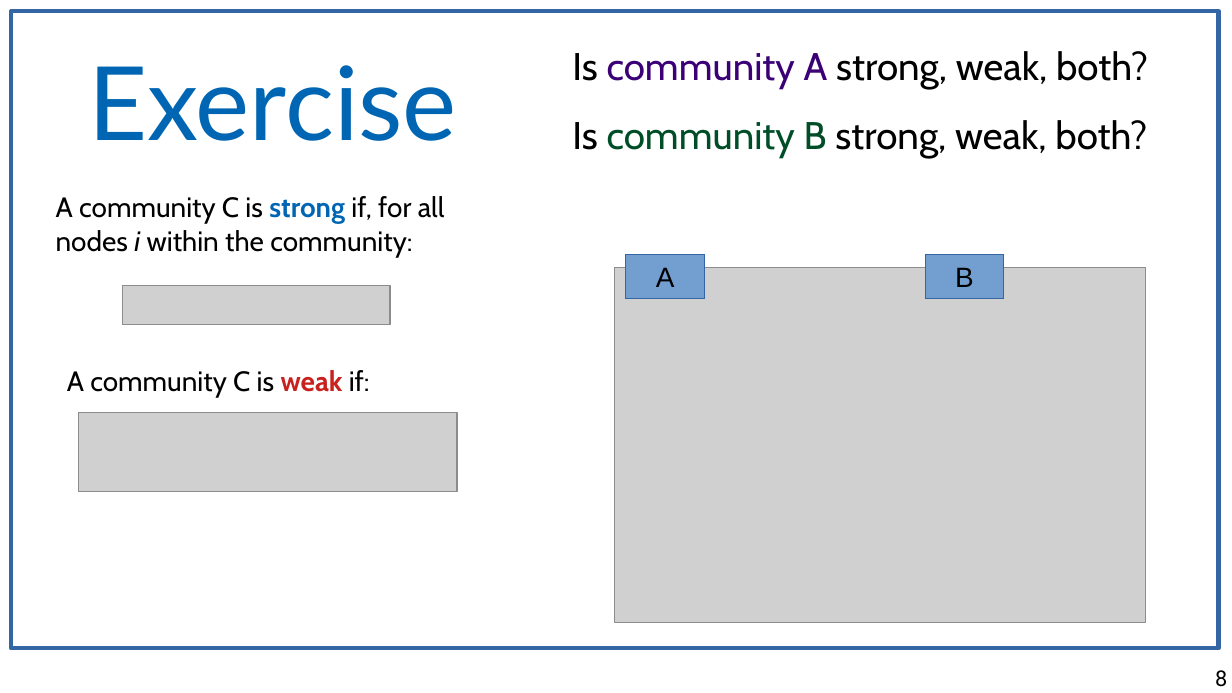
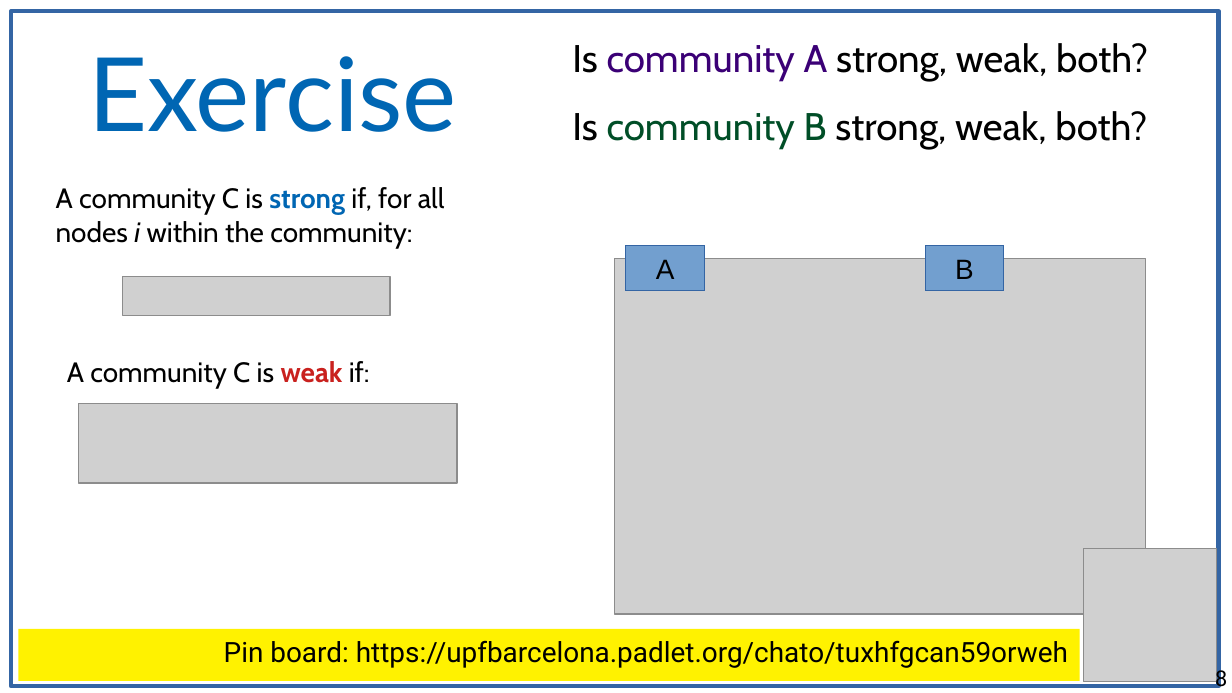
Before and after one commit to chatox/networks-science-course, a slide deck: slide 8 of theory/odp/tt21-finding_communities.odp. Drawn at 1232x693 pixels with LibreOffice and Linux fonts; fonts in the diff are those of the drawing; grey boxes stand for pictures. Boxes give left, top, right and bottom in pixels: in the first picture for what was removed or moved away, otherwise in the second. Text is boxed around its words. In the diff, an @@ line names an element or a change of style, - is before the commit and + after.

Commit message:
address of padlet

```diff
--- a/theory/odp/tt21-finding_communities.odp
+++ b/theory/odp/tt21-finding_communities.odp
@@ rectangle: place and size @@
-rectangle at (11,11,1219,648)
+rectangle at (11,11,1219,686)
@@ 3 pictures, 3 texts, 2 rectangles, 1 title: place and size @@
-3 pictures, 3 texts, 2 rectangles, 1 title at (56,51,1148,623)
+3 pictures, 3 texts, 2 rectangles, 1 title at (56,43,1148,614)
@@ picture added at (1083,549,1216,682) @@
@@ rectangle added at (18,629,1080,682), fill #FFF200, 18 pt, text #000000 @@
+Pin board: https://upfbarcelona.padlet.org/chato/tuxhfgcan59orweh
```
Also in this commit, not shown: 1 other file.
